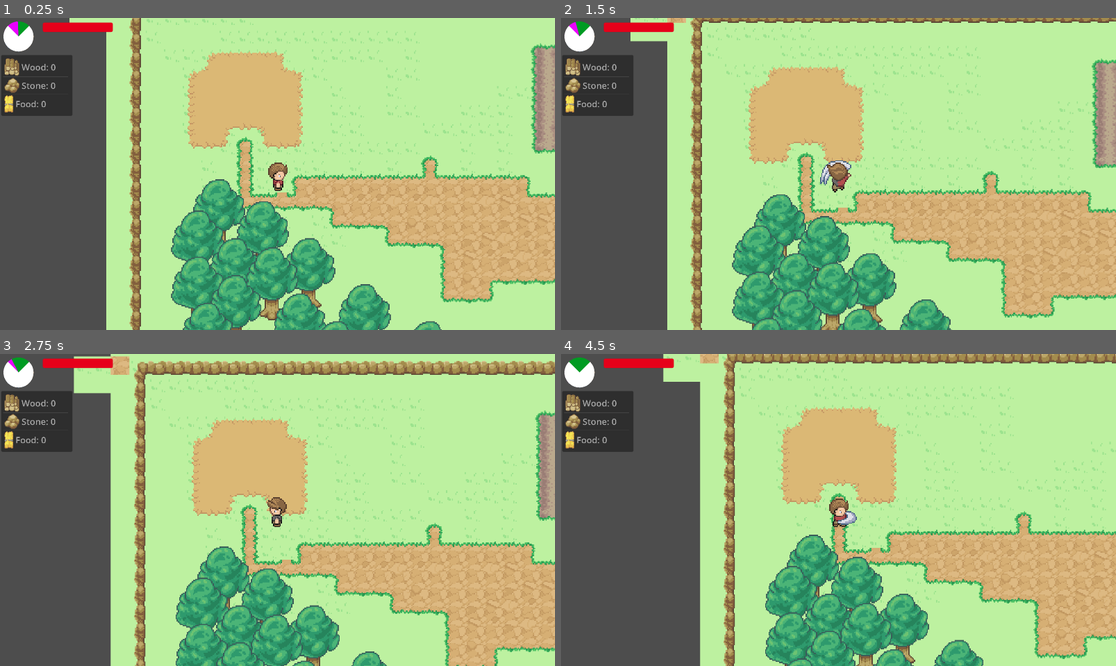
Above: before the commit, frames 1-4 (two rows, left to right).
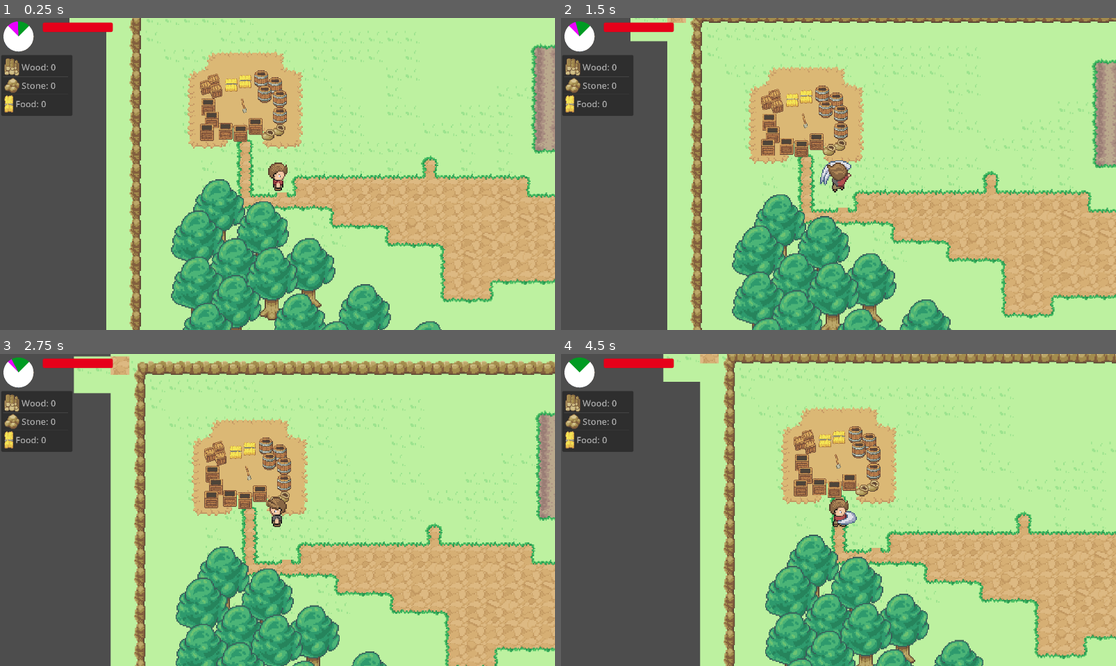
Above: after the commit, the same moments.

Repository: Herzmut-Games/hgj-2023
Game: Godot game, scene res://level.tscn
The game is run twice, just before and just after one commit, with the same random seed, the same clock (stepped at 60 frames per second) and the same inputs.
Inputs:
- Up to frame 1 (0.25 s): no input
- Up to frame 2 (1.5 s): hold Up (ui_up) from 0.53 s (still down); tap Space (action) at 0.6, 1.35 s
- Up to frame 3 (2.75 s): release Up (ui_up) at 2.03 s; hold Left (ui_left) from 2.03 s (still down); tap Space (action) at 2.1 s
- Up to frame 4 (4.5 s): tap Space (action) at 2.85, 3.6, 4.35 s; release Left (ui_left) at 3.53 s; hold Down (ui_down) 3.53-4.28 s; hold Right (ui_right) from 4.28 s (still down)

The runs differ from the first frame. In frame 1, 1.8% of the frame differs, in the area x 36-52%, y 16-40%; in frame 2, 1.8%; in frame 3, 1.7%; in frame 4, 1.8%.

Commit message:
Implement building house

Diff:
--- a/game.gd
+++ b/game.gd
@@ -57,9 +57,24 @@
 	else:
 		return "Unknown"
 
+func has_item(item, amount):
+	return items[item] >= amount
+
+# Takes dictionary of items and amounts
+func has_items(req_items):
+	for item in req_items:
+		if not has_item(item, req_items[item]):
+			return false
+	return true
+
 func inc_item(item, amount = 1):
 	items[item] += amount
 
 func dec_item(item, amount = 1):
 	if items[item] >= amount:
 		items[item] -= amount
+
+# Takes dictionary of items and amounts
+func dec_items(req_items):
+	for item in req_items:
+		dec_item(item, req_items[item])
--- a/house_yellow_1.gd
+++ b/house_yellow_1.gd
@@ -1,12 +1,35 @@
 extends StaticBody2D
 
 @onready var winter_sprite = $Winter
+@onready var normal_sprite = $Normal
+@onready var building_sprite = $Building
+
+@export var required_wood = 5
+@export var required_stone = 0
 
 func _ready():
-	self.visible = false
+	# State at game start
+	winter_sprite.visible = false
+	normal_sprite.visible = false
+	building_sprite.visible = true
 
 func _process(_delta):
+	if Game.has_house:
+		_set_season_sprite()
+
+
+func interact(_area):
+	var required_resources = {
+		Game.Items.WOOD: required_wood,
+		Game.Items.STONE: required_stone
+	}
+
+	if not Game.has_house and Game.has_items(required_resources):
+		Game.dec_items(required_resources)
+
+		Game.has_house = true
+		building_sprite.visible = false
+
+func _set_season_sprite():
 	winter_sprite.visible = Game.season == Game.Season.WINTER
-
-	if Game.has_house:
-		self.visible = true
+	normal_sprite.visible = Game.season != Game.Season.WINTER
--- a/house_yellow_1.tscn
+++ b/house_yellow_1.tscn
@@ -1,14 +1,25 @@
-[gd_scene load_steps=5 format=3 uid="uid://r1201yv7mddx"]
+[gd_scene load_steps=13 format=3 uid="uid://r1201yv7mddx"]
 
 [ext_resource type="Script" path="res://house_yellow_1.gd" id="1_127kk"]
 [ext_resource type="Texture2D" uid="uid://boa415q23q3wm" path="res://assets/Buildings/House_Hay_Stone_1.png" id="1_p5nwj"]
 [ext_resource type="Texture2D" uid="uid://dx2wcfg0v0rai" path="res://assets/Buildings/House_Snow_Stone_1.png" id="2_3eiav"]
+[ext_resource type="Texture2D" uid="uid://8epcaga6m7h3" path="res://Art/Props/Barrel_2.png" id="4_odw1a"]
+[ext_resource type="Texture2D" uid="uid://chl2xtdurodmn" path="res://Art/Props/Crate_2.png" id="5_2g65c"]
+[ext_resource type="Texture2D" uid="uid://crcd5ow62hopd" path="res://Art/Props/Sack.png" id="6_vtjdo"]
+[ext_resource type="Texture2D" uid="uid://bn2dwk33ifwhq" path="res://assets/Props/Shovel.png" id="7_njydo"]
+[ext_resource type="Texture2D" uid="uid://cmovqwagb2vjt" path="res://assets/Props/Crate_3.png" id="8_eto78"]
+[ext_resource type="Texture2D" uid="uid://b101vny3n1eby" path="res://Art/Props/HayStack_2.png" id="9_uyq2f"]
+[ext_resource type="PackedScene" uid="uid://dfmenjshm88nc" path="res://interaction_box.tscn" id="10_ni7kt"]
 
 [sub_resource type="RectangleShape2D" id="RectangleShape2D_plhru"]
 size = Vector2(76, 56)
 
+[sub_resource type="RectangleShape2D" id="RectangleShape2D_udefw"]
+size = Vector2(78, 58)
+
 [node name="HouseYellow1" type="StaticBody2D"]
 y_sort_enabled = true
+position = Vector2(0, 1)
 script = ExtResource("1_127kk")
 
 [node name="Normal" type="Sprite2D" parent="."]
@@ -23,3 +34,111 @@
 [node name="CollisionShape2D" type="CollisionShape2D" parent="."]
 position = Vector2(-1, 16)
 shape = SubResource("RectangleShape2D_plhru")
+
+[node name="Building" type="StaticBody2D" parent="."]
+
+[node name="Sprite2D" type="Sprite2D" parent="Building"]
+position = Vector2(31, 23)
+scale = Vector2(0.75, 0.75)
+texture = ExtResource("4_odw1a")
+
+[node name="Sprite2D3" type="Sprite2D" parent="Building"]
+position = Vector2(27, -3)
+scale = Vector2(0.75, 0.75)
+texture = ExtResource("4_odw1a")
+
+[node name="Sprite2D5" type="Sprite2D" parent="Building"]
+position = Vector2(31, 8)
+scale = Vector2(0.75, 0.75)
+texture = ExtResource("4_odw1a")
+
+[node name="Sprite2D4" type="Sprite2D" parent="Building"]
+position = Vector2(15, -9)
+scale = Vector2(0.75, 0.75)
+texture = ExtResource("4_odw1a")
+
+[node name="Sprite2D12" type="Sprite2D" parent="Building"]
+position = Vector2(18, 4)
+scale = Vector2(0.75, 0.75)
+texture = ExtResource("4_odw1a")
+
+[node name="Sprite2D2" type="Sprite2D" parent="Building"]
+position = Vector2(-16, 36)
+scale = Vector2(0.5, 0.5)
+texture = ExtResource("5_2g65c")
+
+[node name="Sprite2D6" type="Sprite2D" parent="Building"]
+position = Vector2(-16, 36)
+scale = Vector2(0.5, 0.5)
+texture = ExtResource("5_2g65c")
+
+[node name="Sprite2D7" type="Sprite2D" parent="Building"]
+position = Vector2(-31, 15)
+scale = Vector2(0.5, 0.5)
+texture = ExtResource("5_2g65c")
+
+[node name="Sprite2D8" type="Sprite2D" parent="Building"]
+position = Vector2(10, 32)
+scale = Vector2(0.5, 0.5)
+texture = ExtResource("5_2g65c")
+
+[node name="Sprite2D9" type="Sprite2D" parent="Building"]
+position = Vector2(-3, 38)
+scale = Vector2(0.5, 0.5)
+texture = ExtResource("5_2g65c")
+
+[node name="Sprite2D10" type="Sprite2D" parent="Building"]
+position = Vector2(-28, 26.125)
+scale = Vector2(0.5, 0.491379)
+texture = ExtResource("5_2g65c")
+
+[node name="Sprite2D11" type="Sprite2D" parent="Building"]
+position = Vector2(-32, 37)
+scale = Vector2(0.5, 0.5)
+texture = ExtResource("5_2g65c")
+
+[node name="Sprite2D13" type="Sprite2D" parent="Building"]
+position = Vector2(30, 35)
+scale = Vector2(0.714286, 0.714286)
+texture = ExtResource("6_vtjdo")
+
+[node name="Sprite2D14" type="Sprite2D" parent="Building"]
+position = Vector2(21, 39)
+scale = Vector2(0.714286, 0.714286)
+texture = ExtResource("6_vtjdo")
+
+[node name="Sprite2D15" type="Sprite2D" parent="Building"]
+position = Vector2(-2.38419e-07, 14)
+scale = Vector2(0.416667, 0.416667)
+texture = ExtResource("7_njydo")
+
+[node name="Sprite2D16" type="Sprite2D" parent="Building"]
+position = Vector2(-26, -7)
+scale = Vector2(0.488095, 0.488095)
+texture = ExtResource("8_eto78")
+
+[node name="Sprite2D17" type="Sprite2D" parent="Building"]
+position = Vector2(-33, -2)
+scale = Vector2(0.488095, 0.488095)
+texture = ExtResource("8_eto78")
+
+[node name="Sprite2D18" type="Sprite2D" parent="Building"]
+position = Vector2(-24, 1)
+scale = Vector2(0.488095, 0.488095)
+texture = ExtResource("8_eto78")
+
+[node name="Sprite2D19" type="Sprite2D" parent="Building"]
+position = Vector2(-11, -4)
+scale = Vector2(0.362069, 0.362069)
+texture = ExtResource("9_uyq2f")
+
+[node name="Sprite2D20" type="Sprite2D" parent="Building"]
+position = Vector2(1, -7)
+scale = Vector2(0.362069, 0.362069)
+texture = ExtResource("9_uyq2f")
+
+[node name="InteractionBox" parent="." instance=ExtResource("10_ni7kt")]
+
+[node name="CollisionShape2D" type="CollisionShape2D" parent="InteractionBox"]
+position = Vector2(-1, 16)
+shape = SubResource("RectangleShape2D_udefw")
